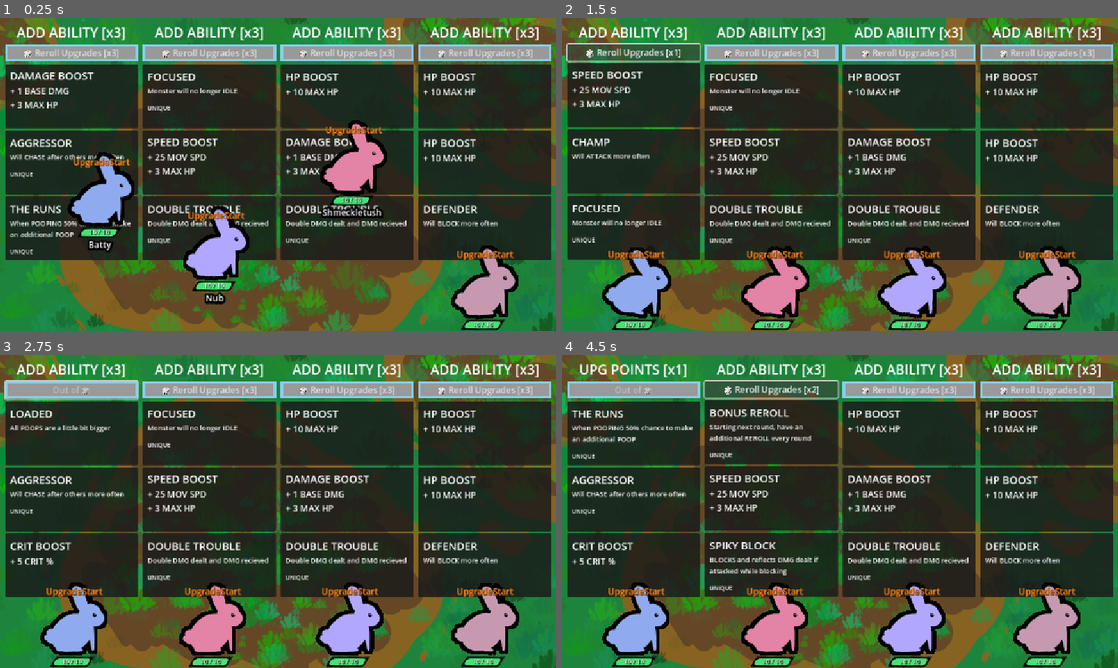
Above: before the commit, frames 1-4 (two rows, left to right).
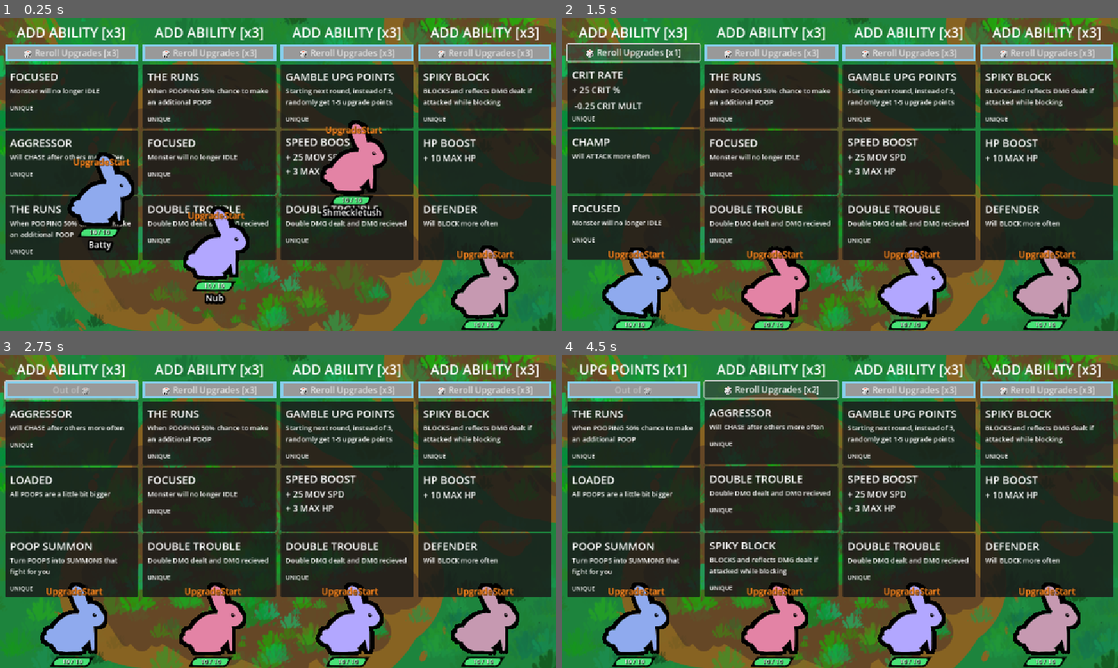
Above: after the commit, the same moments.

Repository: Galitie/tm2
Game: Godot game, scene res://test_scene.tscn
Two runs of this game, one before a commit and one after it. Both use one fixed random seed, a clock stepped at 60 frames per second and the inputs below.
Inputs (mouse positions are in pixels of both pictures, inside the frame that each line leads up to):
- Up to frame 1 (0.25 s): no input
- Up to frame 2 (1.5 s): click "🎲 Reroll Upgrades [x3]" at 0.5 s; click "🎲 Reroll Upgrades [x2]" at 1.25 s
- Up to frame 3 (2.75 s): click "🎲 Reroll Upgrades [x1]" at 2 s
- Up to frame 4 (4.5 s): click (634, 433) at 2.77 s; click (634, 433) at 3.52 s; click "🎲 Reroll Upgrades [x3]" at 4.25 s

The runs differ from the first frame. In frame 1, 3.8% of the frame differs, in the area x 1-96%, y 17-52%; in frame 2, 3.8%; in frame 3, 4.9%, in the area x 1-96%, y 17-76%; in frame 4, 4.7%.

Commit message:
Adjusted chase weight and moved bombs on top of z index

Diff:
--- a/StateMachine/chase.gd
+++ b/StateMachine/chase.gd
@@ -14,6 +14,7 @@
 func Enter():
 	select_target()
 	randomize_chase()
+
 
 func Exit():
 	monster.move_speed -= move_speed_adjust
--- a/StateMachine/state_machine.gd
+++ b/StateMachine/state_machine.gd
@@ -7,7 +7,7 @@
 
 
 var keys = ["wander", "chase", "idle", "charge_attack", "basic_attack", "block", "other"]
-var weights = PackedFloat32Array([1,1,1,1,1,1,1])
+var weights = PackedFloat32Array([1,1.75,1,1,1,1,1])
 
 var wander_values = ["wander"]
 var chase_values = ["chase"]
--- a/bomb.tscn
+++ b/bomb.tscn
@@ -27,6 +27,7 @@
 radius = 55.0
 
 [node name="Bomb" type="Node2D" groups=["CleanUp"]]
+z_index = 2
 script = ExtResource("1_4fn8o")
 
 [node name="Sprite2D" type="AnimatedSprite2D" parent="."]
--- a/main.gd
+++ b/main.gd
@@ -4,6 +4,7 @@
 @export var total_rounds : int = 10
 @export var debug_mode : bool = true
 @export var start_in_fight_mode : bool
+@export var override_sudden_death_time : float
 
 @onready var players : Array[Node] = get_tree().get_nodes_in_group("Player")
 @onready var monsters: Array[Monster]
@@ -34,7 +35,6 @@
 		set_fight_mode()
 
 
-
 func _init():
 	Controller.process_mode = Node.PROCESS_MODE_ALWAYS
 	Globals.game = self
@@ -56,6 +56,7 @@
 
 
 func _ready():
+	$SuddenDeathTimer.wait_time = override_sudden_death_time if override_sudden_death_time != 0.00 else $SuddenDeathTimer.wait_time
 	for player in players:
 		monsters.push_back(player.monster)
 		player.monster.state_machine.find_child("Pooping").connect("spawn_poop", spawn_poop)
@@ -204,16 +205,16 @@
 				player.larger_poops = true
 			"chaser":
 				var chase_index = player.monster.state_machine.keys.find("chase")
-				player.monster.state_machine.weights[chase_index] += 1
+				player.monster.state_machine.weights[chase_index] += .25
 			"blocker":
 				var block_index = player.monster.state_machine.keys.find("block")
-				player.monster.state_machine.weights[block_index] += 1
+				player.monster.state_machine.weights[block_index] += .25
 			"attacker":
 				var basic_attack_index = player.monster.state_machine.keys.find("basic_attack")
-				player.monster.state_machine.weights[basic_attack_index] += 1
+				player.monster.state_machine.weights[basic_attack_index] += .25
 			"pooper":
 				var other_index = player.monster.state_machine.keys.find("other")
-				player.monster.state_machine.weights[other_index] += 1
+				player.monster.state_machine.weights[other_index] += .25
 			_:
 				player.monster.state_machine.state_choices[card_resource.Type].append(card_resource.state_id)
 	if card_resource.remove_specific_states.size():
--- a/monster.tscn
+++ b/monster.tscn
@@ -33,7 +33,7 @@
 radius = 15.52
 
 [sub_resource type="CapsuleShape2D" id="CapsuleShape2D_5105l"]
-radius = 47.0
+radius = 55.0
 height = 160.0
 
 [sub_resource type="CircleShape2D" id="CircleShape2D_a7j2b"]
@@ -150,6 +150,12 @@
 [node name="body" type="CollisionShape2D" parent="."]
 rotation = 1.5708
 shape = SubResource("CapsuleShape2D_5105l")
+
+[node name="right_target" type="Node2D" parent="body"]
+position = Vector2(-0.00050354, -158)
+
+[node name="left_target" type="Node2D" parent="body"]
+position = Vector2(0.000549316, 161)
 
 [node name="Vision" type="Area2D" parent="."]
 
--- a/poop.gd
+++ b/poop.gd
@@ -19,7 +19,7 @@
 	if not is_a_summon:
 		collision.disabled = true
 	velocity = Vector2.ZERO
-	poop_shoot_interval = randf_range(5,10)
+	poop_shoot_interval = randf_range(5,15)
 
 
 func _physics_process(delta):
--- a/projectile.tscn
+++ b/projectile.tscn
@@ -7,7 +7,7 @@
 radius = 6.0
 
 [node name="Projectile" type="Node2D" groups=["CleanUp", "Projectile"]]
-z_index = 1
+z_index = 2
 script = ExtResource("1_qxf0c")
 
 [node name="Sprite2D" type="Sprite2D" parent="."]
--- a/test_scene.tscn
+++ b/test_scene.tscn
@@ -1,17 +1,17 @@
-[gd_scene load_steps=8 format=3 uid="uid://cnviuf3qmq26f"]
+[gd_scene load_steps=7 format=3 uid="uid://cnviuf3qmq26f"]
 
 [ext_resource type="PackedScene" uid="uid://d3fkc0o45x3ja" path="res://monster.tscn" id="1_7a21h"]
 [ext_resource type="Script" uid="uid://dufq3qd8bqo5y" path="res://main.gd" id="1_fnpeg"]
 [ext_resource type="Texture2D" uid="uid://ciat4c1ffyvc" path="res://bg_grass.png" id="2_2nij2"]
 [ext_resource type="Script" uid="uid://bw5vr4ucfdgof" path="res://player.gd" id="2_coq8p"]
 [ext_resource type="PackedScene" uid="uid://caig5oumsc857" path="res://UI/upgrade_menu.tscn" id="3_sasra"]
-[ext_resource type="Resource" uid="uid://bn1d6phtvfhry" path="res://Cards/Resources/poop_summon.tres" id="5_7cbxl"]
 
 [sub_resource type="RectangleShape2D" id="RectangleShape2D_vp4v2"]
 size = Vector2(1174, 20)
 
 [node name="Game" type="Node2D"]
 script = ExtResource("1_fnpeg")
+override_sudden_death_time = 60.0
 
 [node name="background" type="Sprite2D" parent="."]
 z_index = -99
@@ -47,7 +47,6 @@
 [node name="Monster" parent="Player1" node_paths=PackedStringArray("player") instance=ExtResource("1_7a21h")]
 position = Vector2(262, 192)
 player = NodePath("..")
-pre_loaded_cards = Array[Resource]([ExtResource("5_7cbxl")])
 
 [node name="UpgradePos" type="Node2D" parent="Player1"]
 position = Vector2(149, 575)
@@ -64,7 +63,6 @@
 [node name="Monster" parent="Player2" node_paths=PackedStringArray("player") instance=ExtResource("1_7a21h")]
 position = Vector2(878, 185)
 player = NodePath("..")
-pre_loaded_cards = Array[Resource]([ExtResource("5_7cbxl")])
 
 [node name="UpgradePos" type="Node2D" parent="Player2"]
 position = Vector2(436, 575)
@@ -81,7 +79,6 @@
 [node name="Monster" parent="Player3" node_paths=PackedStringArray("player") instance=ExtResource("1_7a21h")]
 position = Vector2(251, 439)
 player = NodePath("..")
-pre_loaded_cards = Array[Resource]([ExtResource("5_7cbxl")])
 
 [node name="UpgradePos" type="Node2D" parent="Player3"]
 position = Vector2(720, 575)
@@ -98,7 +95,6 @@
 [node name="Monster" parent="Player4" node_paths=PackedStringArray("player") instance=ExtResource("1_7a21h")]
 position = Vector2(864, 459)
 player = NodePath("..")
-pre_loaded_cards = Array[Resource]([ExtResource("5_7cbxl")])
 
 [node name="UpgradePos" type="Node2D" parent="Player4"]
 position = Vector2(1000, 575)
Not shown, changed: Todo.txt
